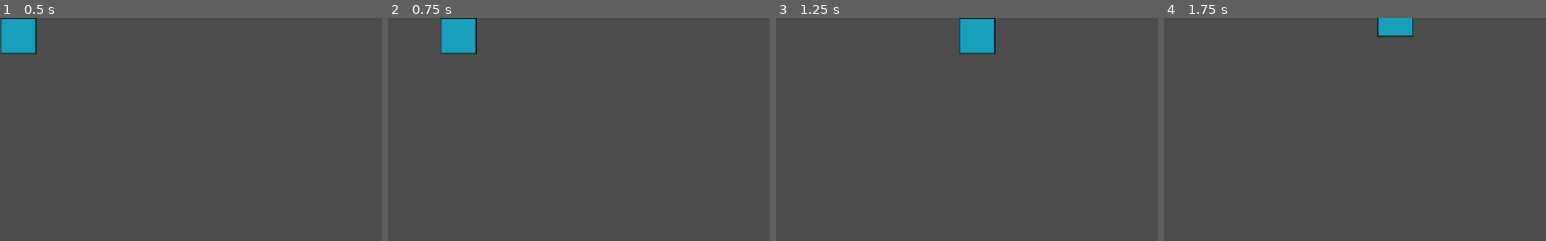
Above: before the commit, frames 1-4 (left to right).
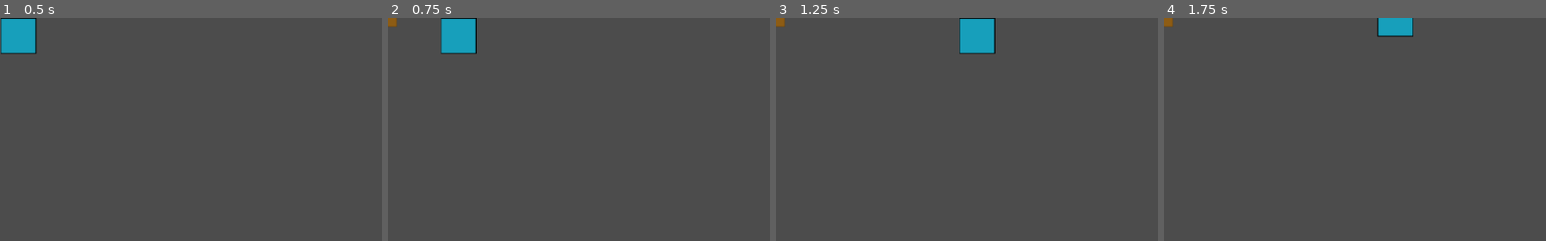
Above: after the commit, the same moments.

Repository: oryzajustin/tojam2018
Game: Godot game, scene res://Scenes/game.tscn
The game is run twice, just before and just after one commit, with the same random seed, the same clock (stepped at 60 frames per second) and the same inputs. The project has no main scene, so this scene is started directly.
Inputs:
- Up to frame 1 (0.5 s): no input
- Up to frame 2 (0.75 s): tap Enter at 0.5 s; hold D (player1_right) from 0.53 s (still down); hold Q (player1_throw, bound only after the commit) from 0.53 s (still down)
- Up to frame 3 (1.25 s): keep holding D (player1_right); keep holding Q (player1_throw, bound only after the commit)
- Up to frame 4 (1.75 s): keep holding D (player1_right); release Q (player1_throw, bound only after the commit) at 1.28 s; tap W (player1_checkmove) at 1.35 s; tap Q (player1_throw, bound only after the commit) at 1.55 s
The pictures show only the part of the screen within x 0-50%, y 0-50%; the shares and areas given below are measured in that part.

Frame 1 is identical in both runs. In frame 2, less than 0.1% of the frame differs, in the area x 0-3%, y 0-4%; in frame 3, less than 0.1%; in frame 4, less than 0.1%.
Error after the commit: Invalid get index 'global_position' (on base: 'null instance'). (res://Scripts/player1.gd:47)

Commit message:
shuriken throw simple

Diff:
--- a/Scenes/game.tscn
+++ b/Scenes/game.tscn
@@ -3,9 +3,9 @@
 [ext_resource path="res://Scripts/player1.gd" type="Script" id=1]
 [ext_resource path="res://Assets/playertest.png" type="Texture" id=2]
 
-[node name="Node2D" type="Node2D" index="0"]
+[node name="Node2D" type="Node2D"]
 
-[node name="KinematicBody2D" type="KinematicBody2D" parent="." index="0"]
+[node name="player1" type="KinematicBody2D" parent="." index="0"]
 
 input_pickable = false
 collision_layer = 1
@@ -13,7 +13,9 @@
 collision/safe_margin = 0.08
 script = ExtResource( 1 )
 
-[node name="Sprite" type="Sprite" parent="KinematicBody2D" index="0"]
+[node name="Sprite" type="Sprite" parent="player1" index="0"]
 
 position = Vector2( 24.5149, 24.0435 )
 texture = ExtResource( 2 )
+
+[node name="shuriken_container" type="Node" parent="player1" index="1"]
--- /dev/null
+++ b/Scenes/player.tscn
@@ -0,0 +1,29 @@
+[gd_scene load_steps=4 format=2]
+
+[ext_resource path="res://Scripts/player1.gd" type="Script" id=1]
+[ext_resource path="res://Assets/playertest.png" type="Texture" id=2]
+[ext_resource path="res://Assets/ground.png" type="Texture" id=3]
+
+[node name="player" type="KinematicBody2D" index="0"]
+
+input_pickable = false
+collision_layer = 1
+collision_mask = 1
+collision/safe_margin = 0.08
+script = ExtResource( 1 )
+
+[node name="Sprite" type="Sprite" parent="." index="0"]
+
+texture = ExtResource( 2 )
+
+[node name="shuriken_container" type="Node" parent="." index="1"]
+
+[node name="throw_start" type="Position2D" parent="." index="2"]
+
+position = Vector2( 30.0053, -0.358629 )
+
+[node name="facing" type="Sprite" parent="." index="3"]
+
+position = Vector2( 29.5886, -0.675867 )
+scale = Vector2( 0.428514, 0.428514 )
+texture = ExtResource( 3 )
--- /dev/null
+++ b/Scenes/shuriken.tscn
@@ -0,0 +1,33 @@
+[gd_scene load_steps=4 format=2]
+
+[ext_resource path="res://Scripts/shuriken.gd" type="Script" id=1]
+[ext_resource path="res://Assets/ground.png" type="Texture" id=2]
+
+[sub_resource type="RectangleShape2D" id=1]
+
+custom_solver_bias = 0.0
+extents = Vector2( 12.1321, 12.0902 )
+
+[node name="shuriken" type="Area2D"]
+
+input_pickable = true
+gravity_vec = Vector2( 0, 1 )
+gravity = 98.0
+linear_damp = 0.1
+angular_damp = 1.0
+audio_bus_override = false
+audio_bus_name = "Master"
+script = ExtResource( 1 )
+_sections_unfolded = [ "Transform" ]
+speed = 300
+
+[node name="Sprite2" type="Sprite" parent="." index="0"]
+
+position = Vector2( -0.0375662, -0.0375624 )
+scale = Vector2( 0.509639, 0.509639 )
+texture = ExtResource( 2 )
+
+[node name="CollisionShape2D" type="CollisionShape2D" parent="." index="1"]
+
+position = Vector2( -0.019104, 0.140434 )
+shape = SubResource( 1 )
--- a/Scripts/player1.gd
+++ b/Scripts/player1.gd
@@ -1,8 +1,4 @@
 extends KinematicBody2D
-
-# class member variables go here, for example:
-# var a = 2
-# var b = "textvar"
 
 const UP = Vector2(0, -1)
 const DOWN = Vector2(0, 1)
@@ -11,17 +7,19 @@
 const MAX_SPEED = 350
 
 var speed = 0
+var rot = 0
 var velocity = Vector2()
 var direction = Vector2()
-
+onready var player = get_node("Sprite")
+onready var shuriken = preload("res://Scenes/shuriken.tscn")
+onready var shuriken_container = get_node("shuriken_container")
 
 func _ready():
 	set_physics_process(true)
 
-#func _process(delta):
-#	# Called every frame. Delta is time since last frame.
-#	# Update game logic here.
-#	pass
+func _process(delta):
+	if Input.is_action_pressed("player1_throw"):
+		throw()
 
 func _physics_process(delta):
 	var is_moving = Input.is_action_pressed("player1_checkmove")
@@ -29,6 +27,7 @@
 		speed = MAX_SPEED
 		if Input.is_action_pressed("player1_up"):
 			direction = UP
+			rot = rot * delta
 		elif Input.is_action_pressed("player1_down"):
 			direction = DOWN
 		elif Input.is_action_pressed("player1_left"):
@@ -38,5 +37,11 @@
 	else:
 		speed = 0
 
+	rotation = rot
 	velocity = speed * direction * delta
 	move_and_collide(velocity)
+
+func throw():
+	var s = shuriken.instance()
+	shuriken_container.add_child(s)
+	s.start_at(rotation, get_node("throw_start").global_position)
--- /dev/null
+++ b/Scripts/shuriken.gd
@@ -0,0 +1,16 @@
+extends Area2D
+
+var vel = Vector2()
+export var speed = 300
+
+
+func _ready():
+	set_physics_process(true)
+
+func _physics_process(delta):
+	position = position + vel * delta
+
+func start_at(dir, pos):
+	rotation = dir
+	position = pos
+	vel = Vector2(speed, 0).rotated(dir)
--- a/project.godot
+++ b/project.godot
@@ -28,6 +28,8 @@
 , Object(InputEventKey,"resource_local_to_scene":false,"resource_name":"","device":0,"alt":false,"shift":false,"control":false,"meta":false,"command":false,"pressed":false,"scancode":65,"unicode":0,"echo":false,"script":null)
 , Object(InputEventKey,"resource_local_to_scene":false,"resource_name":"","device":0,"alt":false,"shift":false,"control":false,"meta":false,"command":false,"pressed":false,"scancode":68,"unicode":0,"echo":false,"script":null)
  ]
+player1_throw=[ Object(InputEventKey,"resource_local_to_scene":false,"resource_name":"","device":0,"alt":false,"shift":false,"control":false,"meta":false,"command":false,"pressed":false,"scancode":81,"unicode":0,"echo":false,"script":null)
+ ]
 
 [rendering]
 
